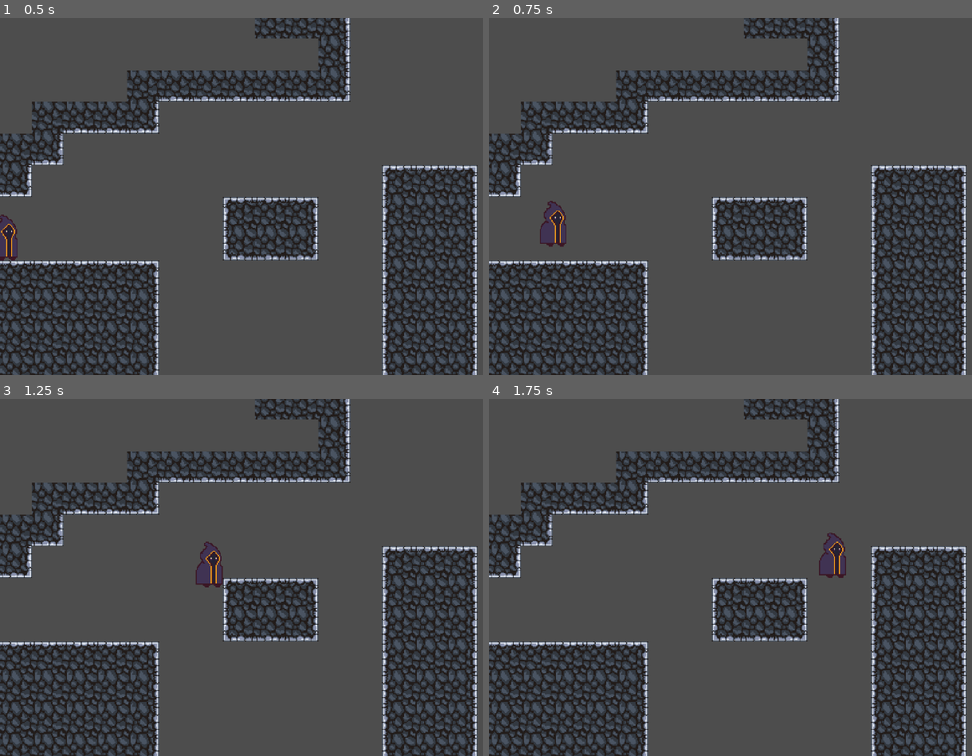
Above: before the commit, frames 1-4 (two rows, left to right).
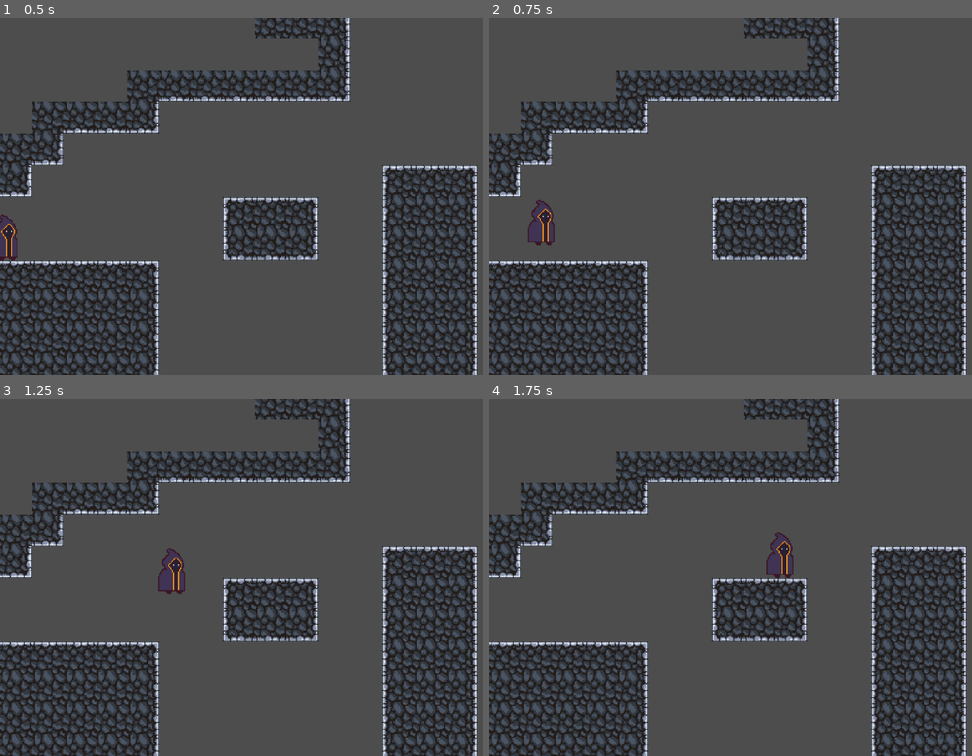
Above: after the commit, the same moments.

Repository: lilnoggi/SplitLight_GameJam2025
Game: Godot game, scene res://Scenes/main.tscn
The game is run twice, just before and just after one commit, with the same random seed, the same clock (stepped at 60 frames per second) and the same inputs.
Inputs:
- Up to frame 1 (0.5 s): no input
- Up to frame 2 (0.75 s): tap Enter at 0.5 s; hold D (move_right) from 0.53 s (still down); tap Space (jump) at 0.6 s
- Up to frame 3 (1.25 s): keep holding D (move_right); tap Space (jump) at 0.77, 1.07 s
- Up to frame 4 (1.75 s): keep holding D (move_right); tap Space (jump) at 1.35, 1.52 s

Frame 1 is identical in both runs. In frame 2, 0.7% of the frame differs, in the area x 8-17%, y 51-65%; in frame 3, 1.1%, in the area x 32-47%, y 39-55%; in frame 4, 1.1%.

Commit message:
Added visible variables for the player speed & jump force

Diff:
--- a/Assets/Scripts/player_controller.gd
+++ b/Assets/Scripts/player_controller.gd
@@ -1,8 +1,14 @@
 extends CharacterBody2D
 
+@export var speed = 10.0
+@export var jump_power = 10.0
 
-const SPEED = 300.0
-const JUMP_VELOCITY = -400.0
+var speed_multiplier = 30.0
+var jump_multiplier = -30.0
+var direction = 0
+
+#const SPEED = 300.0
+#const JUMP_VELOCITY = -400.0
 
 
 func _physics_process(delta: float) -> void:
@@ -12,14 +18,14 @@
 
 	# Handle jump.
 	if Input.is_action_just_pressed("jump") and is_on_floor():
-		velocity.y = JUMP_VELOCITY
+		velocity.y = jump_power * jump_multiplier
 
 	# Get the input direction and handle the movement/deceleration.
 	# As good practice, you should replace UI actions with custom gameplay actions.
-	var direction := Input.get_axis("move_left", "move_right")
+	direction = Input.get_axis("move_left", "move_right")
 	if direction:
-		velocity.x = direction * SPEED
+		velocity.x = direction * speed * speed_multiplier
 	else:
-		velocity.x = move_toward(velocity.x, 0, SPEED)
+		velocity.x = move_toward(velocity.x, 0, speed * speed_multiplier)
 
 	move_and_slide()
--- a/Scenes/main.tscn
+++ b/Scenes/main.tscn
@@ -49,6 +49,8 @@
 [node name="Player" type="CharacterBody2D" parent="."]
 position = Vector2(-314, -17)
 script = ExtResource("1_8gbba")
+speed = 8.0
+jump_power = 12.0
 
 [node name="PlayerAnimator" type="Node2D" parent="Player"]
 
